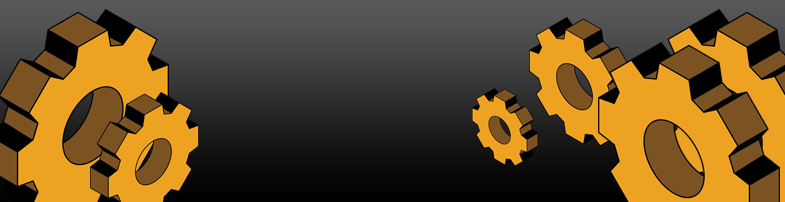
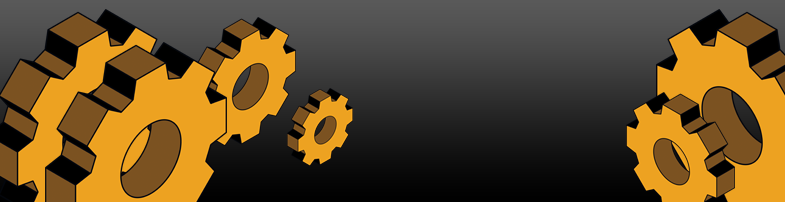
Layer changes from the first 785 x 202 image to the second:
painted on "Layer 1 copy 5" over [90, 92, 735, 202]
painted on "Layer 1 copy 4" over [45, 17, 780, 202]
painted on "Layer 1" over [45, 42, 780, 202]
painted on "Layer 1 copy 3" over [287, 88, 538, 166]
painted on "Layer 1 copy 2" over [187, 17, 638, 146]
painted on "Layer 1 copy" over [45, 17, 780, 202]
